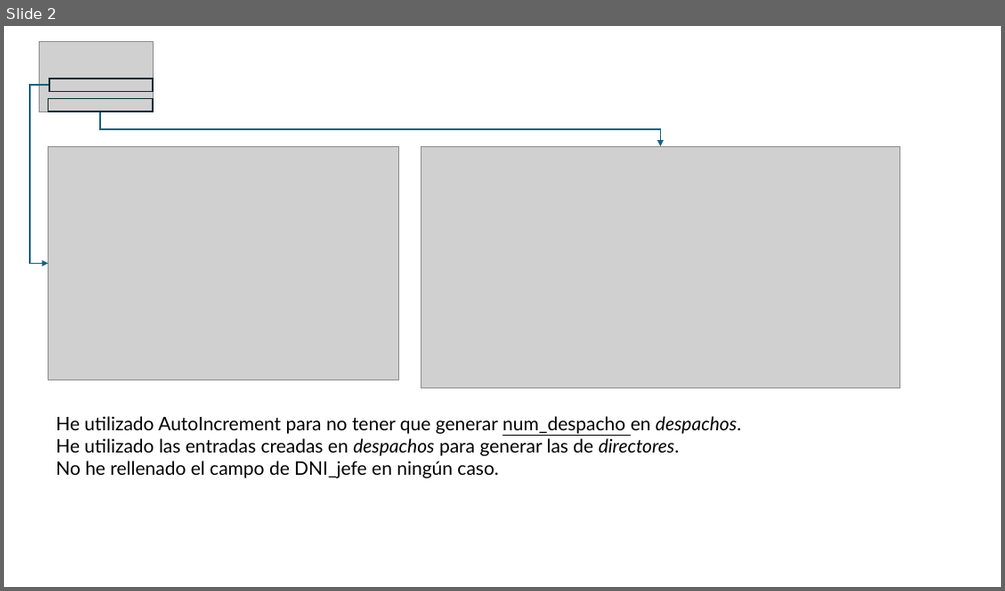
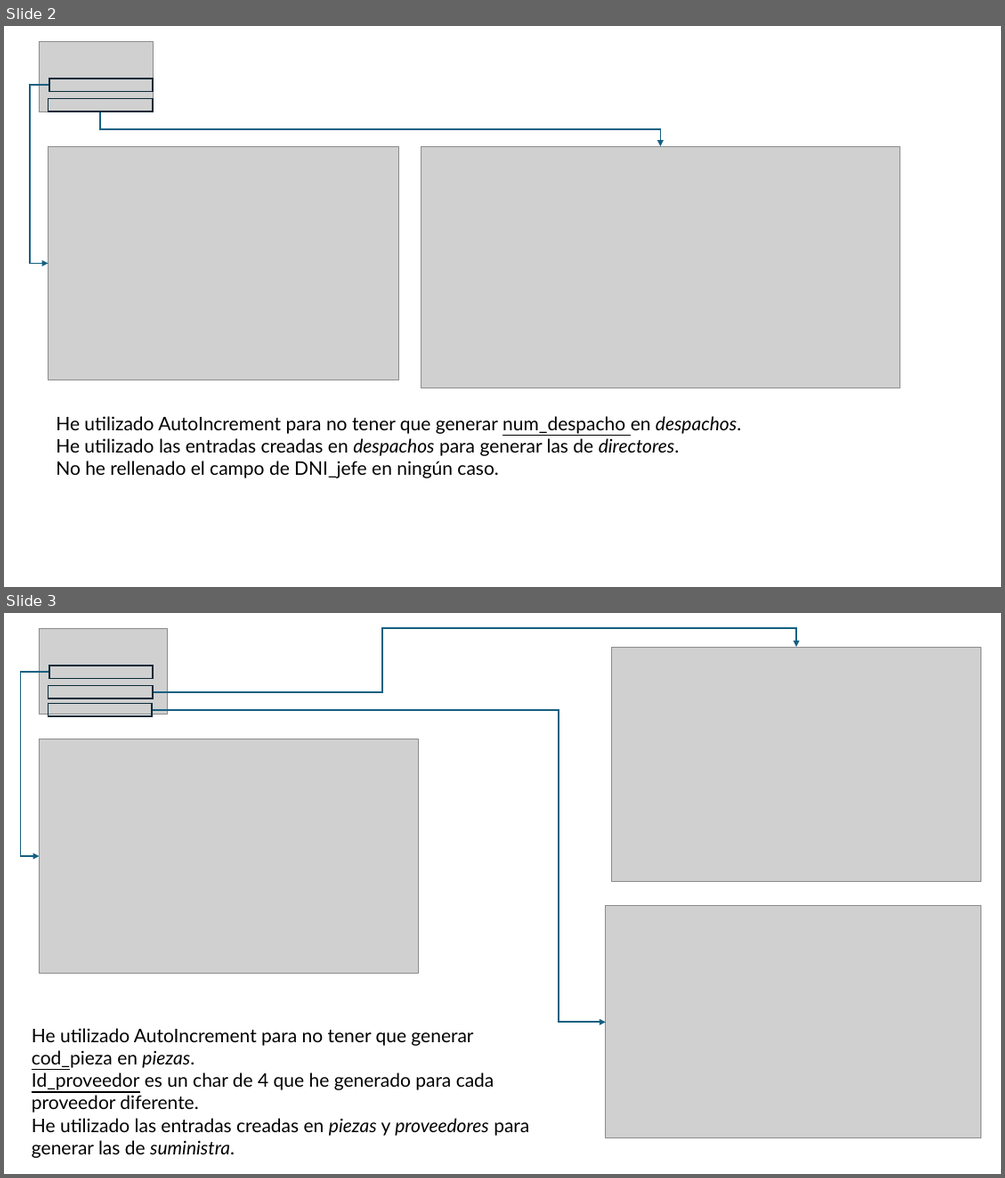
Before and after one commit to AchillesD9-Alex/-2024-Java-Angular-Bootcamp, a slide deck: [JAVA]/C3/TA15/ta15.pptx. Shown one above the other, each under a label of ours: slide 2 before the commit, slides 2 and 3 after it. The pictures are 1005x591 and 1005x1178 pixels, drawn with LibreOffice and Linux fonts; fonts in the diff are those of the drawing; grey boxes stand for pictures. Boxes give left, top, right and bottom in pixels: in the first picture for what was removed or moved away, otherwise in the second. Text is boxed around its words. In the diff, an @@ line names an element or a change of style, - is before the commit and + after.

```diff
--- a/[JAVA]/C3/TA15/ta15.pptx
+++ b/[JAVA]/C3/TA15/ta15.pptx
@@ slide 3 added at box(4, 613, 1001, 1174), background #FFFFFF @@
@@ picture added at box(39, 628, 167, 714) @@
@@ elbow arrow added from (153, 692) to (797, 647), #156082 1.5 pt @@
@@ rectangle added at box(48, 666, 152, 679), outline #092A39 1.5 pt @@
@@ picture added at box(612, 647, 980, 881) @@
@@ elbow arrow added from (48, 672) to (39, 856), #156082 1.5 pt @@
@@ rectangle added at box(48, 686, 153, 699), outline #092A39 1.5 pt @@
@@ rectangle added at box(48, 704, 152, 717), outline #092A39 1.5 pt @@
@@ elbow arrow added from (152, 710) to (606, 1022), #156082 1.5 pt @@
@@ picture added at box(39, 739, 418, 973) @@
@@ picture added at box(606, 906, 981, 1138) @@
@@ text added at box(32, 1028, 529, 1158), 18 pt, text #000000 @@
+He utilizado AutoIncrement para no tener que generar cod_pieza en piezas.
+Id_proveedor es un char de 4 que he generado para cada proveedor diferente.
+He utilizado las entradas creadas en piezas y proveedores para generar las de suministra.
```
Also in this commit, not shown: 2 slides changed, 1 other slide added, 10 slides removed, 1 other file.
